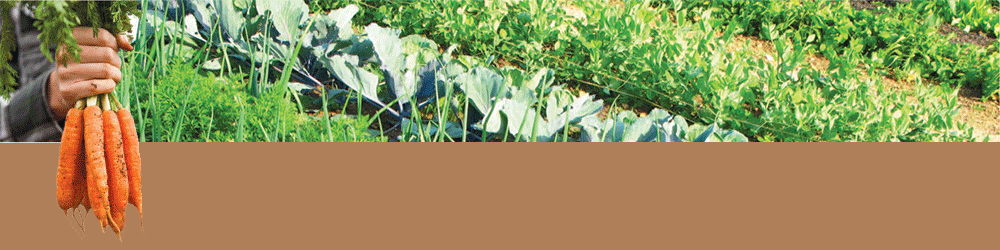
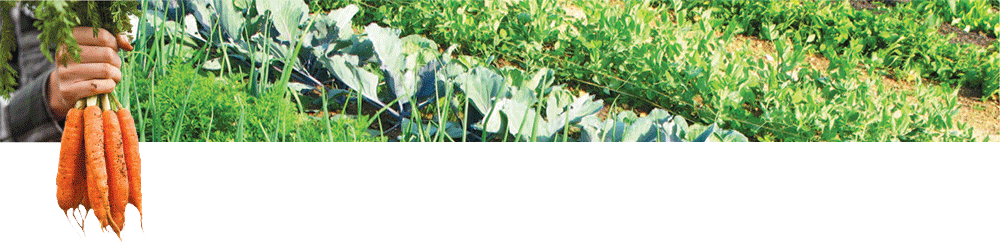
Before/after of a 1000 × 250 layered artwork. What changed in the layer stack:
hid "mask" over bbox(0, 142, 1000, 250)
